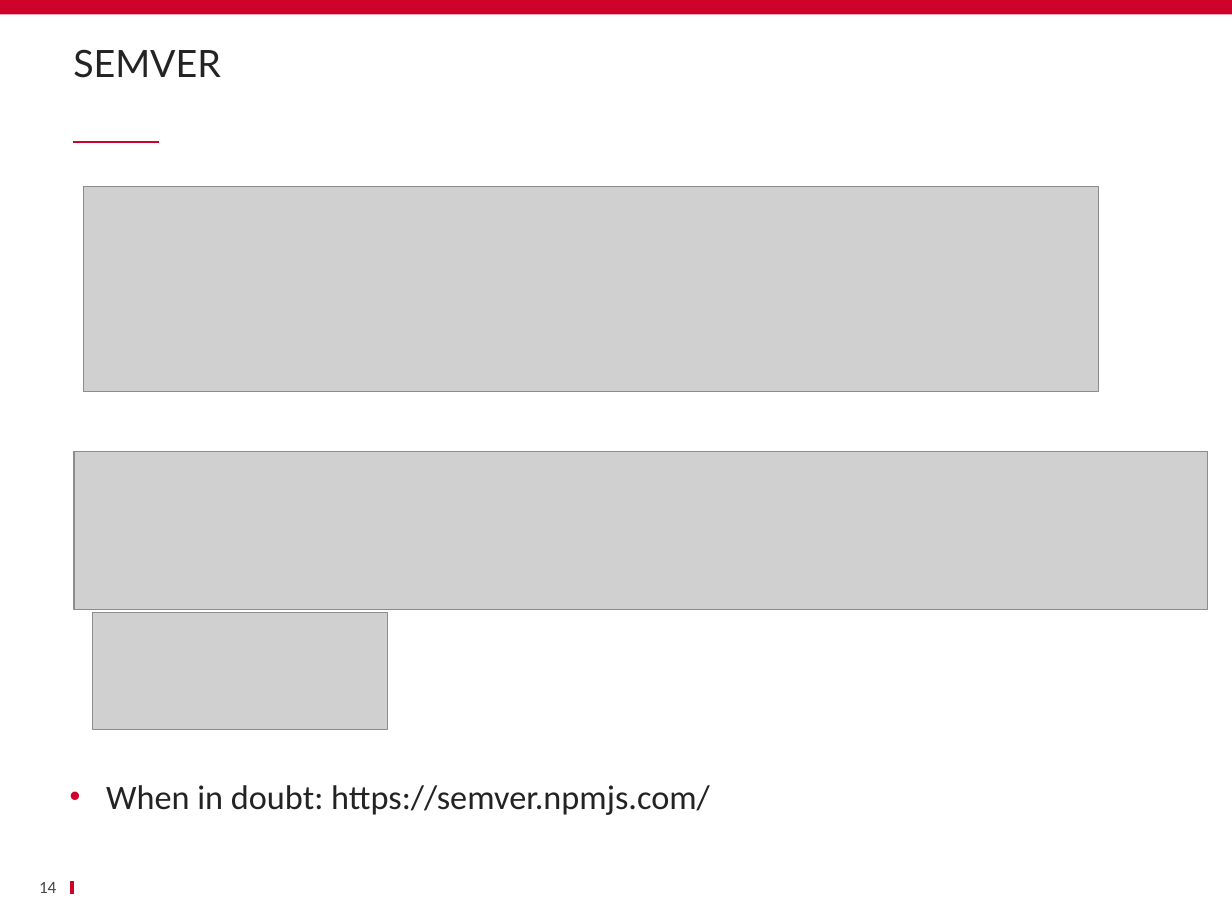
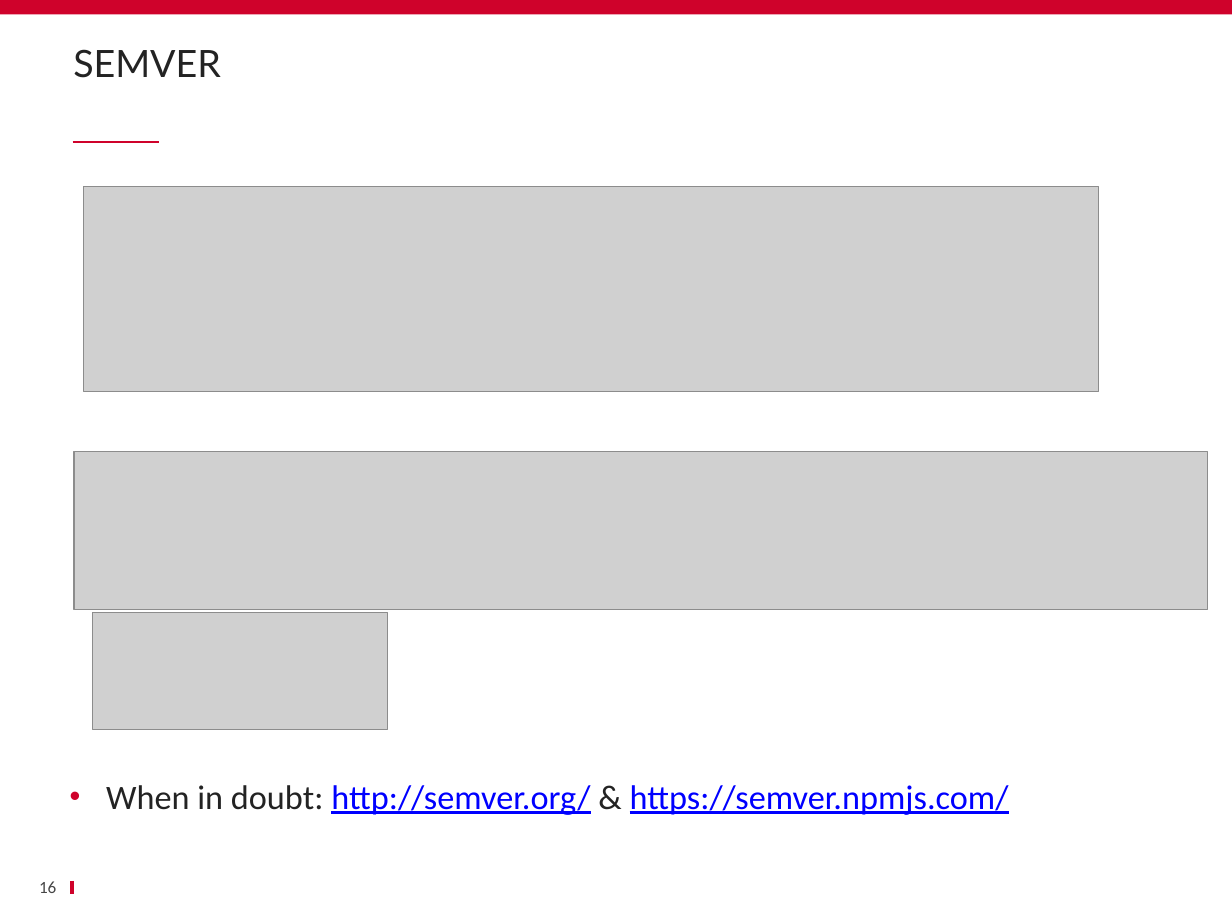
Before and after one commit to schassande/formation-angularjs1, a slide deck: slide 16 of Jour2/13 bower/13_bower.pptx (slide 14 before the commit). Drawn at 1232x924 pixels with LibreOffice and Linux fonts; fonts in the diff are those of the drawing; grey boxes stand for pictures; background and template pictures are left out. Boxes give left, top, right and bottom in pixels: in the first picture for what was removed or moved away, otherwise in the second. Text is boxed around its words. In the diff, an @@ line names an element or a change of style, - is before the commit and + after.

```diff
--- a/Jour2/13 bower/13_bower.pptx
+++ b/Jour2/13 bower/13_bower.pptx
@@ text at [106, 785, 1009, 815]: text changed; text colour #232323 to #0000FF @@
-• When in doubt: https://semver.npmjs.com/
+• When in doubt: http://semver.org/ & https://semver.npmjs.com/
@@ page number at [39, 881, 56, 893]: text changed @@
-14
+16
```
Also in this commit, not shown: 7 other slides changed, 4 slides added, 2 slides removed, 1 other file.
